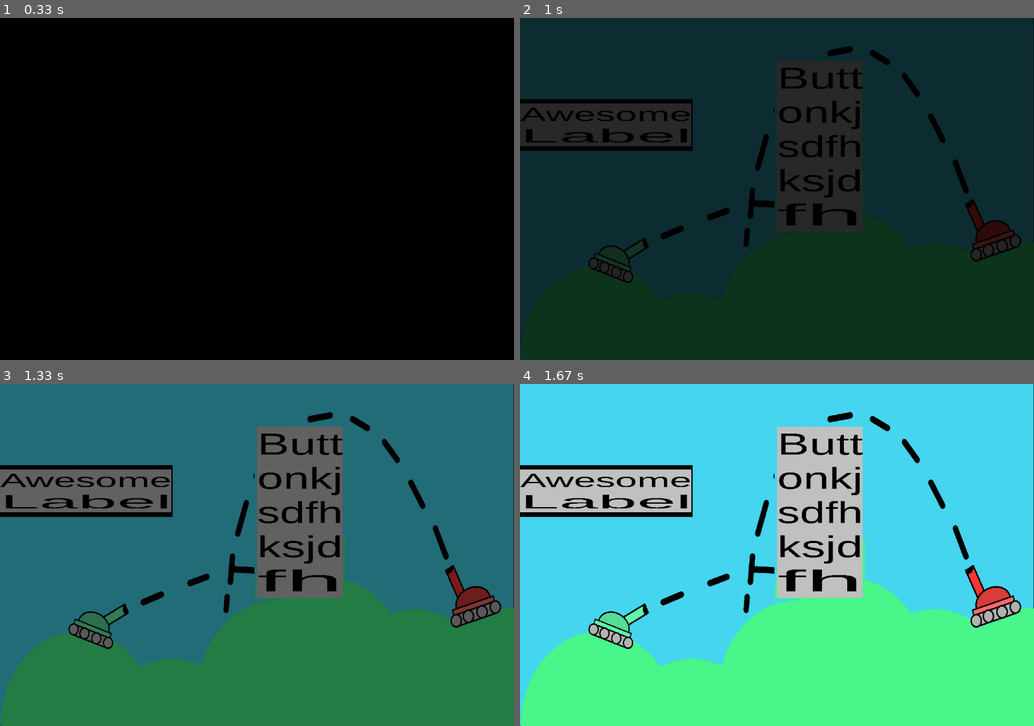
Above: before the commit, frames 1-4 (two rows, left to right).
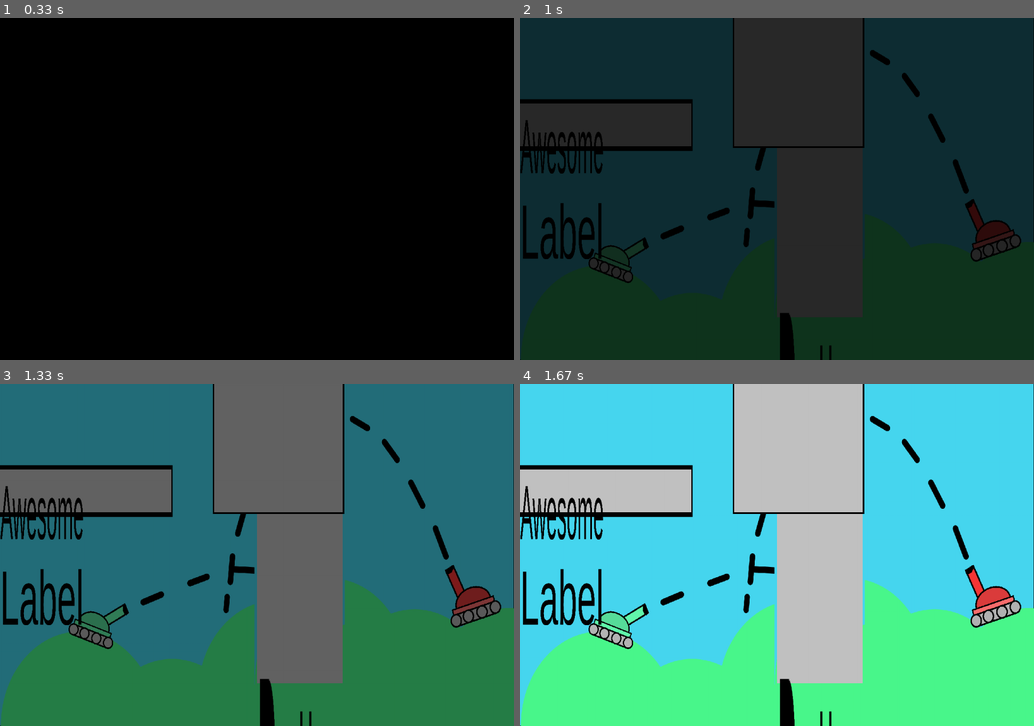
Above: after the commit, the same moments.

Repository: MaddoxRiley314159265/My-UI
Game: pygame game, started from my_ui.py
Two runs of this game, one before a commit and one after it. Both use one fixed random seed, a clock stepped at 60 frames per second and the inputs below.
Inputs:
- Up to frame 1 (0.33 s): no input
- Up to frame 2 (1 s): hold D 0.33-0.8 s; hold D from 0.88 s (still down)
- Up to frame 3 (1.33 s): keep holding D
- Up to frame 4 (1.67 s): release D at 1.35 s; hold A from 1.43 s (still down)

Frame 1 is identical in both runs. In frame 2, 14% of the frame differs, in the area x 0-67%, y 0-100%; in frame 3, 15%; in frame 4, 15%, in the area x 0-68%, y 0-100%.

Commit message:
Add files via upload

Diff:
--- a/my_ui.py
+++ b/my_ui.py
@@ -79,24 +79,24 @@
 
     return pygame.transform.scale(font.render(text, True, font_col), (fit_rect.height*w_to_h, fit_rect.height))
 '''
-def fit_text_to_rect(text : str, font_col, font : pygame.font.Font, fit_rect : pygame.Rect):
+def fit_text_to_rect(text : str, font_col, font : pygame.font.Font, fit_rect : pygame.Rect, text_height : int = None):
     wrap = len(text)-1
-
-    w, h = font.render(text, True, font_col).get_rect().size
-    w_to_h = w/h
+    if text_height==None: t_h = fit_rect.height
+    else:
+        t_h = text_height
 
     formatted_text = text
-    while paragraph_dim(formatted_text, font_col, font, fit_rect.height)[0]>fit_rect.width:
+    while paragraph_dim(formatted_text, font_col, font, t_h)[0]>fit_rect.width:
         if wrap<=0:
             break
         formatted_text = fill(text, wrap)
 
         wrap-=1
 
-    if wrap<=0:
+    if wrap<0:
         print("ERROR: could not wrap text:", text)
         return
-    return render_paragraph(formatted_text, font_col, font, fit_rect)
+    return render_paragraph(formatted_text, font_col, font, fit_rect, t_h)
 def paragraph_dim(text : str, font_col, font : pygame.font.Font, height):
     width = 0
     for line in text.split("\n"):
@@ -107,12 +107,13 @@
 
         if h*w_to_h>width: width = h*w_to_h
     return width, height*(1+text.count("\n"))
-def render_paragraph(text : str, font_col, font : pygame.font.Font, rect : pygame.Rect):
+def render_paragraph(text : str, font_col, font : pygame.font.Font, target_rect : pygame.Rect, height : int = None):
     for i, line in enumerate(text.split("\n")):
-        h = rect.height/(1+text.count("\n"))
-        screen.blit(pygame.transform.scale(font.render(line, True, font_col), (rect.width,h)), (rect.left, rect.top+i*h))
-
-#-------------------------------------------------------Menu Stuff---------------------------------------------------------------
+        if height==None: height = target_rect.height
+        w, h = paragraph_dim(text, font_col, font, height)
+        screen.blit(pygame.transform.scale(font.render(line, True, font_col), (w,h)), (target_rect.left, target_rect.top+i*h))
+
+#-------------------------------------------------------Menu and Transitions---------------------------------------------------------------
 
 #When switching between menus display this
 class transition:
@@ -174,7 +175,7 @@
 
         self.draw_menu()
 
-    def update(self, mouse_pos : c, clicking : bool, key_down = None):
+    def update(self, mouse_pos : c, clicking : bool, key_event = None):
         global update_display
 
         if self.switching_out:
@@ -187,7 +188,7 @@
                 self.display()
                 self.in_transition.update(self.r)
             for e in self.menu_elements:
-                e.update(mouse_pos, clicking, key_down)
+                e.update(mouse_pos, clicking, key_event)
 
     def draw_menu(self):
         if self.bg_img==None:
@@ -228,7 +229,7 @@
         else:
             print(f"ERROR: Invalid alignment '{self.a}'")
             return None
-    def update(self, mouse_pos : c, clicking : bool, key_down = None):
+    def update(self, mouse_pos : c, clicking : bool, key_event = None):
         pass #Update appearence
     def display(self):
         pass #Display
@@ -264,7 +265,7 @@
 
         self.m_c = multiple_calls
         self.acitvate_on_click = True
-    def update(self, mouse_pos: c, clicking: bool, key_down=None):
+    def update(self, mouse_pos: c, clicking: bool, key_event=None):
         global update_display
 
         #If mouse hovering
@@ -330,7 +331,7 @@
         self.t_col = text_col
         self.f = font
 
-    '''def update(self, mouse_pos: c, clicking: bool, key_down=None):
+    '''def update(self, mouse_pos: c, clicking: bool, key_event=None):
         global update_display'''
 
     def display(self):
@@ -349,7 +350,129 @@
         #Draw text
         if not self.t=="":
             fit_text_to_rect(self.t, self.t_col, self.f, self.r), self.r.topleft
-        #print("Draw button")
+        #print("Draw label")
+class text(menu_element):
+    def __init__(self, pos: c, align: str, height : int, text = "Awesome Label", text_col = (0,0,0), font : pygame.font.Font = f1, highlight_col = (240,240,240)) -> None:
+        super().__init__(pos, align)
+        w, h = paragraph_dim(text, text_col, font, height)
+        self.p = self.aligned_pos(c(w/h*height, height))
+        self.r = pygame.Rect(self.p.x, self.p.y, w/h*height, height)
+
+        self.t = text
+        self.o_col = text_col
+        self.h_col = highlight_col
+        self.col = self.o_col
+        self.f = font
+
+    def update(self, mouse_pos: c, clicking: bool, key_event=None):
+        global update_display
+        if self.r.collidepoint(mouse_pos):
+            #Text being highlighted
+            self.col = self.h_col
+        else:
+            #Text not being highlighted
+            self.col = self.o_col
+
+    def display(self):
+        #self.r = pygame.Rect(100, 100, 400, 400)
+        #Draw Text
+        if not self.t=="":
+            screen.blit(self.f.render(self.t, True, self.col), self.r.topleft)
+        #print("Draw text")
+class entry(menu_element):
+    def __init__(self, pos: c, align: str, dimensions : c, text_height : int = None, *, col = (200,200,200), img : pygame.Surface = None, border_width = 20, border_color = (0,0,0), border_img : pygame.Surface = None, highlight_col = (240,240,240), highlight_img : pygame.Surface = None, text = "", font : pygame.font.Font = f1, text_col = (0,0,0), clamp_text : bool = True) -> None:
+        super().__init__(pos, align)
+        self.d = dimensions
+        p = self.aligned_pos(self.d)
+        self.r = pygame.Rect(p.x, display_dimensions[1]-p.y, self.d.x, self.d.y)
+        self.t_r = None
+        self.t_h = text_height
+
+        self.o_i = img
+        self.i = self.o_i
+        self.h_i = highlight_img
+
+        self.o_col = col
+        self.col = self.o_col
+        self.h_c = highlight_col
+
+        self.b_w = border_width
+        self.b_col = border_color
+        self.b_i = border_img
+
+
+        self.t = text
+        self.t_col = text_col
+        self.f = font
+
+        self.selected = False
+
+        self.acitvate_on_click = True
+        self.type_cooldown = 0
+
+        self.ct = clamp_text
+
+    def update(self, mouse_pos: c, clicking: bool, key_event=None):
+        global update_display
+        if self.selected and self.type_cooldown<=0 and not key_event==None:
+            if key_event.key==pygame.K_BACKSPACE:
+                self.t = self.t[:-1]
+                update_display = True
+            elif key_event.key==pygame.K_DELETE:
+                self.t = ""
+            elif key_event.key==pygame.K_RETURN:
+                self.selected = False
+            else:
+                self.t+=key_event.unicode
+                if self.ct and paragraph_dim(self.t, self.t_col, self.f, self.r.height)[0]>self.r.width:
+                    self.t = self.t[:-1]
+                else: update_display = True
+            self.type_cooldown = 5
+
+            if self.t_h==None: h = self.r.height
+            else: h = self.t_h
+            w, h = paragraph_dim(self.t, self.t_col, self.f, h)
+            self.t_r = pygame.Rect(self.r.left, self.r.top, w, h)
+
+        if clicking:
+            if self.acitvate_on_click:
+                if self.r.collidepoint(mouse_pos) and not self.selected:
+                    self.selected = True
+                else: self.selected = False
+                self.acitvate_on_click = False
+        elif not self.acitvate_on_click:
+            self.acitvate_on_click = True
+
+        if self.selected and not (self.col==self.h_c and self.i==self.h_i):
+            self.col = self.h_c
+            self.i = self.h_i
+            update_display = True
+        elif not self.selected and not (self.col==self.o_col and self.i==self.o_i):
+            self.col = self.o_col
+            self.i = self.o_i
+            update_display = True
+
+        self.type_cooldown-=1
+
+    def display(self):
+        #self.r = pygame.Rect(100, 100, 400, 400)
+        #Draw border
+        if self.b_w>0:
+            if self.b_i==None:
+                pygame.draw.rect(screen, self.b_col, self.r.inflate(1+self.b_w/self.d.x*100, 1+self.b_w/self.d.y*100))
+            else:
+                screen.blit(pygame.transform.scale(self.b_i, self.r.inflate(1+self.b_w/self.d.x*100, 1+self.b_w/self.d.y*100).size), (self.r.left-(1+self.b_w/self.d.x*100)/2, self.r.top-(1+self.b_w/self.d.y*100)/2))
+        #Draw button
+        if not self.i==None:
+            #If has image, draw image instead
+            screen.blit(pygame.transform.scale(self.i, self.r.size), self.r.topleft)
+        else: pygame.draw.rect(screen, self.col, self.r)
+        #Draw text
+        if not self.t=="":
+            if self.ct:
+                screen.blit(pygame.transform.scale(self.f.render(self.t, True, self.t_col), self.t_r.size), self.r.topleft)
+            else: fit_text_to_rect(self.t, self.t_col, self.f, self.r, self.t_h), self.r.topleft
+        #print("Draw entry")
 
 
 #--------------------------------------------------------------------------------------Put it together-----------------------------------------------------------------------
@@ -364,9 +487,9 @@
     menus = start_menus
     current_menu = start_menu
 
-def main(mouse_pos : c, clicking : bool, key_down = None):
+def main(mouse_pos : c, clicking : bool, key_event = None):
     global redraw_stuff
-    menus[current_menu].update(mouse_pos, clicking, key_down)
+    menus[current_menu].update(mouse_pos, clicking, key_event)
 
     if update_display:
         #print("Update")
@@ -383,7 +506,7 @@
 
     bg_img = pygame.image.load("bgCropped.gif")
     init((1200, 800))
-    init_menus([menu([button(c(500, 900), "center", c(200, 400), say_hello, border_img=bg_img), label(c(0, 600), "nw", c(400, 100))], bg_img=bg_img)])
+    init_menus([menu([button(c(500, 700), "center", c(200, 400), say_hello, border_img=bg_img), label(c(0, 600), "nw", c(400, 100)), text(c(100,800), "se", 50, "Hello World"), entry(c(500, 800), "nw", c(300, 300), 50, clamp_text=False)], bg_img=bg_img)])
 
     exit = False
     clicking = False
